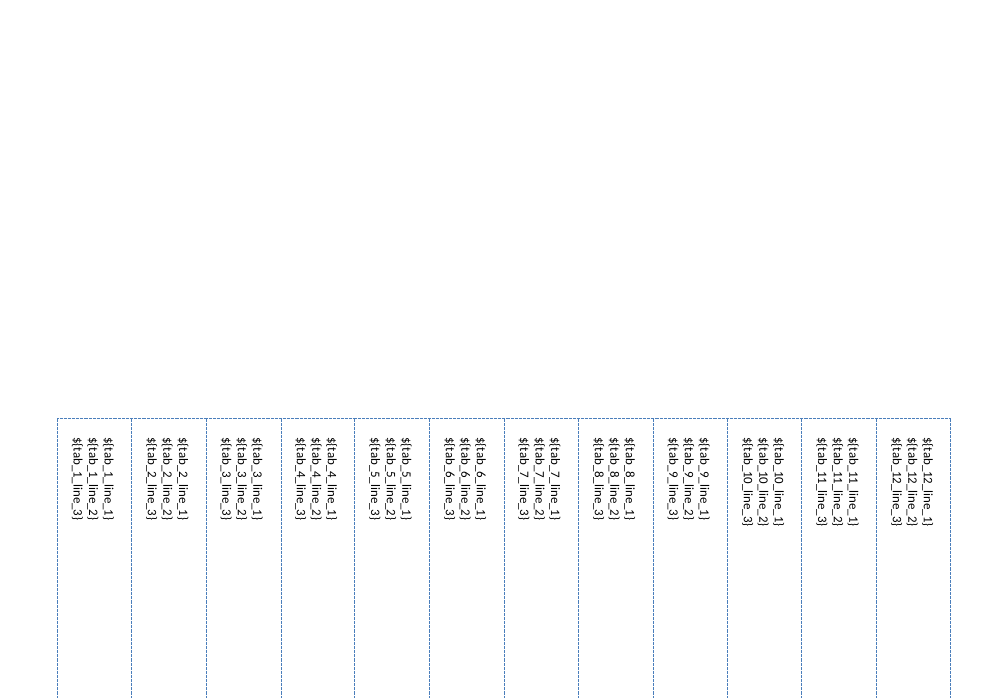
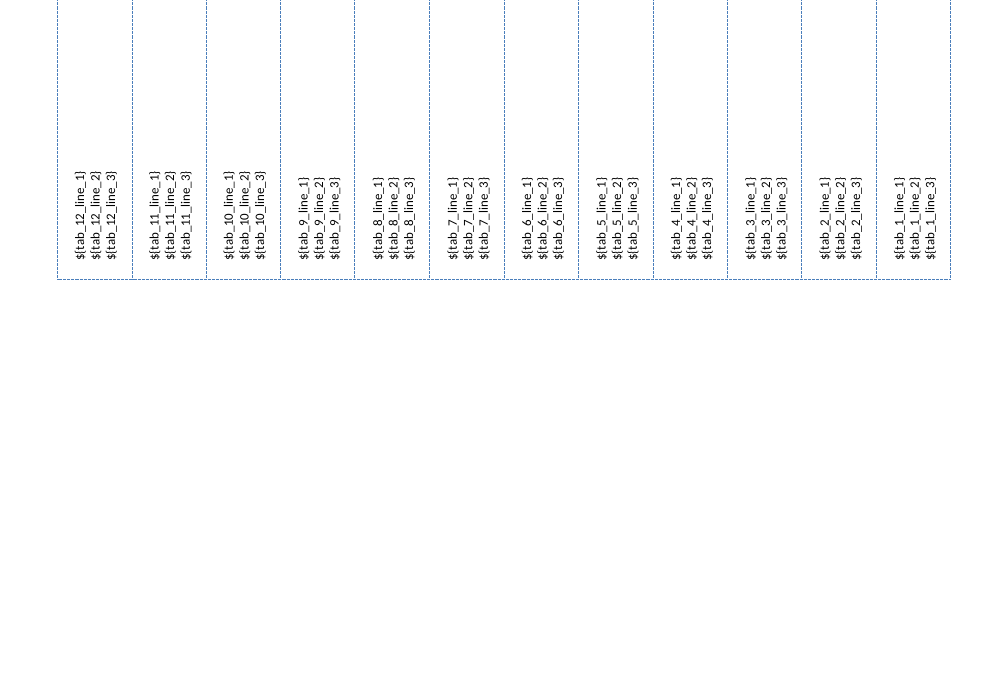
Before and after one commit to chung-leong/6bmk, a slide deck: slide 2 of pptx/flyer-a4-landscape-duplex.pptx. Drawn at 1008x698 pixels with LibreOffice and Linux fonts; fonts in the diff are those of the drawing. Boxes give left, top, right and bottom in pixels: in the first picture for what was removed or moved away, otherwise in the second. Text is boxed around its words. In the diff, an @@ line names an element or a change of style, - is before the commit and + after.

```diff
--- a/pptx/flyer-a4-landscape-duplex.pptx
+++ b/pptx/flyer-a4-landscape-duplex.pptx
@@ rotation 0 to 180 degrees in 12 elements at [891, 186, 938, 259], [817, 186, 864, 259], [742, 186, 789, 259], [668, 186, 715, 259], [593, 186, 640, 259], [519, 186, 566, 259], [444, 186, 492, 259], [370, 186, 417, 259], [295, 186, 342, 259], [221, 180, 268, 258], [146, 180, 193, 258], [72, 180, 119, 258] @@
@@ text "${tab_12_line_1}": place and size @@
-text "${tab_12_line_1}" at [889, 446, 936, 524]
+text "${tab_12_line_1}" at [72, 180, 119, 258]
@@ line moved from (951, 419) - (951, 698) to (58, 279) - (58, 0) @@
@@ text "${tab_11_line_1}": place and size @@
-text "${tab_11_line_1}" at [815, 446, 862, 524]
+text "${tab_11_line_1}" at [146, 180, 193, 258]
@@ line moved from (876, 419) - (876, 698) to (132, 279) - (132, 0) @@
@@ text "${tab_10_line_1}": place and size @@
-text "${tab_10_line_1}" at [740, 446, 788, 524]
+text "${tab_10_line_1}" at [221, 180, 268, 258]
@@ line moved from (801, 419) - (801, 698) to (207, 279) - (207, 0) @@
@@ line moved from (728, 419) - (728, 698) to (280, 279) - (280, 0) @@
@@ text "${tab_9_line_1}": place and size @@
-text "${tab_9_line_1}" at [666, 445, 713, 518]
+text "${tab_9_line_1}" at [295, 186, 342, 259]
@@ line moved from (653, 419) - (653, 698) to (355, 279) - (355, 0) @@
@@ text "${tab_8_line_1}": place and size @@
-text "${tab_8_line_1}" at [591, 445, 638, 518]
+text "${tab_8_line_1}" at [370, 186, 417, 259]
@@ text "${tab_7_line_1}": place and size @@
-text "${tab_7_line_1}" at [517, 445, 564, 518]
+text "${tab_7_line_1}" at [444, 186, 492, 259]
@@ line moved from (579, 419) - (579, 698) to (430, 279) - (430, 0) @@
@@ text "${tab_6_line_1}": place and size @@
-text "${tab_6_line_1}" at [442, 445, 489, 518]
+text "${tab_6_line_1}" at [519, 186, 566, 259]
@@ line moved from (504, 419) - (504, 698) to (504, 279) - (504, 0) @@
@@ text "${tab_5_line_1}": place and size @@
-text "${tab_5_line_1}" at [368, 445, 415, 518]
+text "${tab_5_line_1}" at [593, 186, 640, 259]
@@ line moved from (429, 419) - (429, 698) to (579, 279) - (579, 0) @@
@@ text "${tab_4_line_1}": place and size @@
-text "${tab_4_line_1}" at [293, 445, 341, 518]
+text "${tab_4_line_1}" at [668, 186, 715, 259]
@@ line moved from (355, 419) - (355, 698) to (653, 279) - (653, 0) @@
@@ line moved from (281, 419) - (281, 698) to (727, 279) - (727, 0) @@
@@ text "${tab_3_line_1}": place and size @@
-text "${tab_3_line_1}" at [219, 445, 266, 518]
+text "${tab_3_line_1}" at [742, 186, 789, 259]
@@ line moved from (207, 419) - (207, 698) to (801, 279) - (801, 0) @@
@@ text "${tab_2_line_1}": place and size @@
-text "${tab_2_line_1}" at [144, 445, 192, 518]
+text "${tab_2_line_1}" at [817, 186, 864, 259]
@@ text "${tab_1_line_1}": place and size @@
-text "${tab_1_line_1}" at [70, 445, 117, 518]
+text "${tab_1_line_1}" at [891, 186, 938, 259]
@@ line moved from (131, 419) - (131, 698) to (877, 279) - (877, 0) @@
@@ line moved from (57, 419) - (57, 698) to (951, 279) - (951, 0) @@
@@ line moved from (57, 419) - (950, 419) to (951, 279) - (58, 279) @@
```
Also in this commit, not shown: 3 other files.
